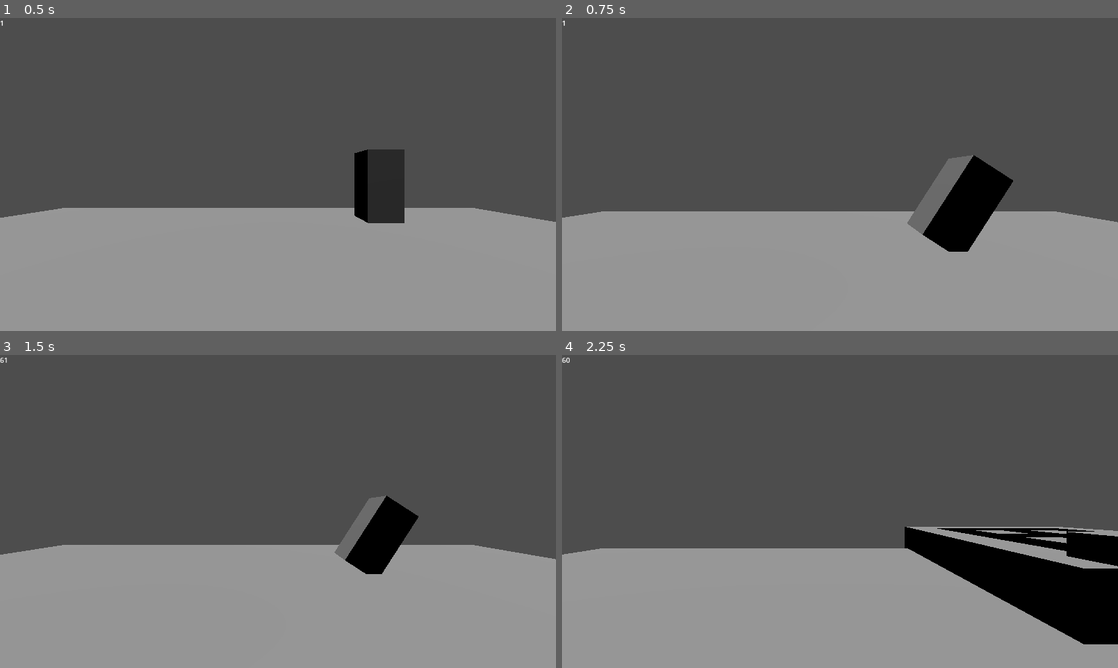
Above: before the commit, frames 1-4 (two rows, left to right).
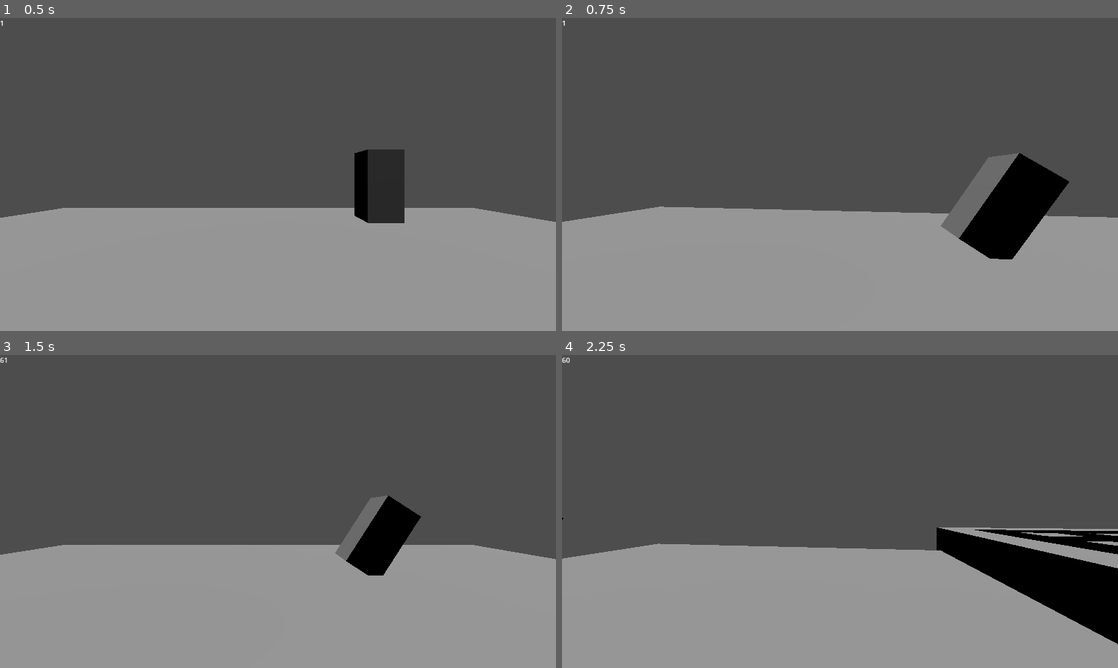
Above: after the commit, the same moments.

Repository: Triple-B-Org/BBB-Game-Jam-2024
Game: Godot game, scene res://scenes/Main.tscn
The game is run twice, just before and just after one commit, with the same random seed, the same clock (stepped at 60 frames per second) and the same inputs. This scene is started directly instead of the project's main scene.
Inputs:
- Up to frame 1 (0.5 s): no input
- Up to frame 2 (0.75 s): tap Enter at 0.5 s; hold D (turn_right) from 0.53 s (still down)
- Up to frame 3 (1.5 s): release D (turn_right) at 1.28 s; hold S (move_backward) from 1.28 s (still down)
- Up to frame 4 (2.25 s): tap Space at 2 s; release S (move_backward) at 2.03 s; hold D (turn_right) from 2.03 s (still down)

Frame 1 is identical in both runs. In frame 2, 6.5% of the frame differs, in the area x 0-100%, y 43-78%; in frame 3, 0.2%; in frame 4, 4.5%.

Commit message:
UI update

Diff:
--- a/project.godot
+++ b/project.godot
@@ -11,7 +11,7 @@
 [application]
 
 config/name="BBB-Game-Jam-2024-Dungeon-Crawler"
-run/main_scene="res://scenes/Startup.tscn"
+run/main_scene="res://scenes/UI/Startup.tscn"
 config/features=PackedStringArray("4.2", "Forward Plus")
 boot_splash/image="res://assets/boot.png"
 config/icon="res://assets/icon.svg"
@@ -59,6 +59,11 @@
 "events": [Object(InputEventKey,"resource_local_to_scene":false,"resource_name":"","device":-1,"window_id":0,"alt_pressed":false,"shift_pressed":false,"ctrl_pressed":false,"meta_pressed":false,"pressed":false,"keycode":0,"physical_keycode":68,"key_label":0,"unicode":100,"echo":false,"script":null)
 ]
 }
+pause_game={
+"deadzone": 0.5,
+"events": [Object(InputEventKey,"resource_local_to_scene":false,"resource_name":"","device":-1,"window_id":0,"alt_pressed":false,"shift_pressed":false,"ctrl_pressed":false,"meta_pressed":false,"pressed":false,"keycode":0,"physical_keycode":4194305,"key_label":0,"unicode":0,"echo":false,"script":null)
+]
+}
 
 [rendering]
 
--- a/scenes/Main.tscn
+++ b/scenes/Main.tscn
@@ -1,9 +1,12 @@
-[gd_scene load_steps=7 format=3 uid="uid://wsxrbsbbsvsj"]
+[gd_scene load_steps=10 format=3 uid="uid://wsxrbsbbsvsj"]
 
 [ext_resource type="Script" path="res://scripts/Game_Loop.gd" id="1_j7vjs"]
 [ext_resource type="PackedScene" uid="uid://dsi5616hcjdh5" path="res://scenes/Player.tscn" id="2_58ysq"]
-[ext_resource type="Script" path="res://scripts/UI/FPS_Counter.gd" id="3_mbl4p"]
+[ext_resource type="Script" path="res://scripts/UI/FPSCounter.gd" id="3_mbl4p"]
+[ext_resource type="Script" path="res://scripts/UI/UI.gd" id="4_jqup2"]
 [ext_resource type="PackedScene" uid="uid://uxx6j310mdtw" path="res://scenes/Wall.tscn" id="4_xxjyt"]
+[ext_resource type="Script" path="res://scripts/UI/PauseMenu.gd" id="6_ccdor"]
+[ext_resource type="PackedScene" uid="uid://d262wvxep2i0p" path="res://scenes/UI/SettingsMenu.tscn" id="7_xfttg"]
 
 [sub_resource type="PlaneMesh" id="PlaneMesh_hikpt"]
 size = Vector2(20, 20)
@@ -31,11 +34,6 @@
 transform = Transform3D(1, 0, 0, 0, 1, 0, 0, 0, 1, 0.0135899, 0.0135741, 0.000415802)
 shape = SubResource("BoxShape3D_b88c8")
 
-[node name="FPS_Counter" type="Label" parent="."]
-offset_right = 40.0
-offset_bottom = 23.0
-script = ExtResource("3_mbl4p")
-
 [node name="top down light" type="DirectionalLight3D" parent="."]
 transform = Transform3D(0.999999, 0.00141808, -0.000209732, 0.00010911, 0.0705877, 0.997506, 0.00142935, -0.997505, 0.0705874, 0, 5.93865, 0)
 
@@ -49,3 +47,95 @@
 
 [node name="StaticBody3D3" parent="Test Pillars" instance=ExtResource("4_xxjyt")]
 transform = Transform3D(1, 0, 0, 0, 1, 0, 0, 0, 1, 3.45118, 1.38017, -6.05124)
+
+[node name="UI" type="Control" parent="." node_paths=PackedStringArray("pause_menu")]
+process_mode = 3
+layout_mode = 3
+anchors_preset = 15
+anchor_right = 1.0
+anchor_bottom = 1.0
+grow_horizontal = 2
+grow_vertical = 2
+script = ExtResource("4_jqup2")
+pause_menu = NodePath("PauseMenu")
+
+[node name="FPSCounter" type="Label" parent="UI"]
+layout_mode = 0
+offset_right = 40.0
+offset_bottom = 23.0
+script = ExtResource("3_mbl4p")
+
+[node name="PauseMenu" type="Control" parent="UI" node_paths=PackedStringArray("pause_menu_ui", "settings_menu_ui")]
+visible = false
+layout_mode = 1
+anchors_preset = 15
+anchor_right = 1.0
+anchor_bottom = 1.0
+grow_horizontal = 2
+grow_vertical = 2
+script = ExtResource("6_ccdor")
+main_menu_scene = "res://scenes/UI/MainMenu.tscn"
+pause_menu_ui = NodePath("PauseMenuButtons")
+settings_menu_ui = NodePath("SettingsMenu")
+
+[node name="PauseMenuButtons" type="Control" parent="UI/PauseMenu"]
+anchors_preset = 0
+offset_right = 40.0
+offset_bottom = 40.0
+
+[node name="ContinueButton" type="Button" parent="UI/PauseMenu/PauseMenuButtons"]
+layout_mode = 1
+anchors_preset = 8
+anchor_left = 0.5
+anchor_top = 0.5
+anchor_right = 0.5
+anchor_bottom = 0.5
+offset_left = 505.0
+offset_top = 180.0
+offset_right = 735.0
+offset_bottom = 257.0
+grow_horizontal = 2
+grow_vertical = 2
+theme_override_font_sizes/font_size = 50
+text = "Continue"
+
+[node name="SettingsButton" type="Button" parent="UI/PauseMenu/PauseMenuButtons"]
+layout_mode = 1
+anchors_preset = 8
+anchor_left = 0.5
+anchor_top = 0.5
+anchor_right = 0.5
+anchor_bottom = 0.5
+offset_left = 519.0
+offset_top = 280.0
+offset_right = 721.0
+offset_bottom = 357.0
+grow_horizontal = 2
+grow_vertical = 2
+theme_override_font_sizes/font_size = 50
+text = "Settings"
+
+[node name="QuitButton" type="Button" parent="UI/PauseMenu/PauseMenuButtons"]
+layout_mode = 1
+anchors_preset = 8
+anchor_left = 0.5
+anchor_top = 0.5
+anchor_right = 0.5
+anchor_bottom = 0.5
+offset_left = 563.5
+offset_top = 380.0
+offset_right = 676.5
+offset_bottom = 457.0
+grow_horizontal = 2
+grow_vertical = 2
+theme_override_font_sizes/font_size = 50
+text = "Quit"
+
+[node name="SettingsMenu" parent="UI/PauseMenu" instance=ExtResource("7_xfttg")]
+visible = false
+layout_mode = 1
+
+[connection signal="pressed" from="UI/PauseMenu/PauseMenuButtons/ContinueButton" to="UI" method="_on_continue_button_pressed"]
+[connection signal="pressed" from="UI/PauseMenu/PauseMenuButtons/SettingsButton" to="UI/PauseMenu" method="_on_settings_button_pressed"]
+[connection signal="pressed" from="UI/PauseMenu/PauseMenuButtons/QuitButton" to="UI/PauseMenu" method="_on_quit_button_pressed"]
+[connection signal="close_settings" from="UI/PauseMenu/SettingsMenu" to="UI/PauseMenu" method="_on_back_button_pressed"]
--- a/scenes/MainMenu.tscn
+++ /dev/null
@@ -1,117 +0,0 @@
-[gd_scene load_steps=3 format=3 uid="uid://cq125elvxkix5"]
-
-[ext_resource type="Script" path="res://scripts/UI/MenuController.gd" id="1_t58xx"]
-[ext_resource type="PackedScene" uid="uid://wsxrbsbbsvsj" path="res://scenes/Main.tscn" id="2_e3ka1"]
-
-[node name="MainMenu" type="Node3D"]
-
-[node name="MenuController" type="Control" parent="." node_paths=PackedStringArray("main_menu_ui", "settings_menu_ui")]
-layout_mode = 3
-anchors_preset = 15
-anchor_right = 1.0
-anchor_bottom = 1.0
-grow_horizontal = 2
-grow_vertical = 2
-script = ExtResource("1_t58xx")
-start_game_scene = ExtResource("2_e3ka1")
-main_menu_ui = NodePath("MainMenu")
-settings_menu_ui = NodePath("SettingsMenu")
-
-[node name="MainMenu" type="Control" parent="MenuController"]
-layout_mode = 1
-anchors_preset = 15
-anchor_right = 1.0
-anchor_bottom = 1.0
-grow_horizontal = 2
-grow_vertical = 2
-
-[node name="StartButton" type="Button" parent="MenuController/MainMenu"]
-layout_mode = 1
-anchors_preset = 8
-anchor_left = 0.5
-anchor_top = 0.5
-anchor_right = 0.5
-anchor_bottom = 0.5
-offset_left = -140.5
-offset_top = -160.0
-offset_right = 140.5
-offset_bottom = -83.0
-grow_horizontal = 2
-grow_vertical = 2
-theme_override_font_sizes/font_size = 50
-text = "Start Game"
-
-[node name="SettingsButton" type="Button" parent="MenuController/MainMenu"]
-layout_mode = 1
-anchors_preset = 8
-anchor_left = 0.5
-anchor_top = 0.5
-anchor_right = 0.5
-anchor_bottom = 0.5
-offset_left = -101.0
-offset_top = -60.0
-offset_right = 101.0
-offset_bottom = 17.0
-grow_horizontal = 2
-grow_vertical = 2
-theme_override_font_sizes/font_size = 50
-text = "Settings"
-
-[node name="QuitButton" type="Button" parent="MenuController/MainMenu"]
-layout_mode = 1
-anchors_preset = 8
-anchor_left = 0.5
-anchor_top = 0.5
-anchor_right = 0.5
-anchor_bottom = 0.5
-offset_left = -56.5
-offset_top = 40.0
-offset_right = 56.5
-offset_bottom = 117.0
-grow_horizontal = 2
-grow_vertical = 2
-theme_override_font_sizes/font_size = 50
-text = "Quit"
-
-[node name="SettingsMenu" type="Control" parent="MenuController"]
-visible = false
-layout_mode = 1
-anchors_preset = 15
-anchor_right = 1.0
-anchor_bottom = 1.0
-grow_horizontal = 2
-grow_vertical = 2
-
-[node name="CheckButton" type="CheckButton" parent="MenuController/SettingsMenu"]
-layout_mode = 1
-anchors_preset = 5
-anchor_left = 0.5
-anchor_right = 0.5
-offset_left = -260.0
-offset_right = 260.0
-offset_bottom = 77.0
-grow_horizontal = 2
-focus_mode = 0
-theme_override_font_sizes/font_size = 50
-text = "Smooth Transitions"
-
-[node name="BackButton" type="Button" parent="MenuController/SettingsMenu"]
-layout_mode = 1
-anchors_preset = 7
-anchor_left = 0.5
-anchor_top = 1.0
-anchor_right = 0.5
-anchor_bottom = 1.0
-offset_left = -22.5
-offset_top = -31.0
-offset_right = 22.5
-grow_horizontal = 2
-grow_vertical = 0
-theme_override_font_sizes/font_size = 50
-text = "Back"
-
-[connection signal="pressed" from="MenuController/MainMenu/StartButton" to="MenuController" method="_on_start_button_pressed"]
-[connection signal="pressed" from="MenuController/MainMenu/SettingsButton" to="MenuController" method="_on_settings_button_pressed"]
-[connection signal="pressed" from="MenuController/MainMenu/QuitButton" to="MenuController" method="_on_quit_button_pressed"]
-[connection signal="toggled" from="MenuController/SettingsMenu/CheckButton" to="MenuController" method="_on_check_button_toggled"]
-[connection signal="pressed" from="MenuController/SettingsMenu/BackButton" to="MenuController" method="_on_back_button_pressed"]
--- /dev/null
+++ b/scenes/UI/MainMenu.tscn
@@ -0,0 +1,168 @@
+[gd_scene load_steps=3 format=3 uid="uid://cq125elvxkix5"]
+
+[ext_resource type="Script" path="res://scripts/UI/MenuController.gd" id="1_p4a23"]
+[ext_resource type="PackedScene" uid="uid://d262wvxep2i0p" path="res://scenes/UI/SettingsMenu.tscn" id="3_xks8n"]
+
+[node name="MainMenu" type="Node3D"]
+
+[node name="MenuController" type="Control" parent="." node_paths=PackedStringArray("main_menu_ui", "settings_menu_ui", "credits_menu_ui")]
+layout_mode = 3
+anchors_preset = 15
+anchor_right = 1.0
+anchor_bottom = 1.0
+grow_horizontal = 2
+grow_vertical = 2
+script = ExtResource("1_p4a23")
+start_game_scene = "res://scenes/Main.tscn"
+main_menu_ui = NodePath("MainMenu")
+settings_menu_ui = NodePath("SettingsMenu")
+credits_menu_ui = NodePath("CreditsMenu")
+
+[node name="MainMenu" type="Control" parent="MenuController"]
+layout_mode = 1
+anchors_preset = 15
+anchor_right = 1.0
+anchor_bottom = 1.0
+grow_horizontal = 2
+grow_vertical = 2
+
+[node name="StartButton" type="Button" parent="MenuController/MainMenu"]
+layout_mode = 1
+anchors_preset = 8
+anchor_left = 0.5
+anchor_top = 0.5
+anchor_right = 0.5
+anchor_bottom = 0.5
+offset_left = -140.5
+offset_top = -160.0
+offset_right = 140.5
+offset_bottom = -83.0
+grow_horizontal = 2
+grow_vertical = 2
+theme_override_font_sizes/font_size = 50
+text = "Start Game"
+
+[node name="SettingsButton" type="Button" parent="MenuController/MainMenu"]
+layout_mode = 1
+anchors_preset = 8
+anchor_left = 0.5
+anchor_top = 0.5
+anchor_right = 0.5
+anchor_bottom = 0.5
+offset_left = -101.0
+offset_top = -60.0
+offset_right = 101.0
+offset_bottom = 17.0
+grow_horizontal = 2
+grow_vertical = 2
+theme_override_font_sizes/font_size = 50
+text = "Settings"
+
+[node name="QuitButton" type="Button" parent="MenuController/MainMenu"]
+layout_mode = 1
+anchors_preset = 8
+anchor_left = 0.5
+anchor_top = 0.5
+anchor_right = 0.5
+anchor_bottom = 0.5
+offset_left = -56.5
+offset_top = 40.0
+offset_right = 56.5
+offset_bottom = 117.0
+grow_horizontal = 2
+grow_vertical = 2
+theme_override_font_sizes/font_size = 50
+text = "Quit"
+
+[node name="Padding" type="Control" parent="MenuController/MainMenu"]
+layout_mode = 1
+anchors_preset = 3
+anchor_left = 1.0
+anchor_top = 1.0
+anchor_right = 1.0
+anchor_bottom = 1.0
+offset_left = -200.0
+offset_top = -100.0
+grow_horizontal = 0
+grow_vertical = 0
+
+[node name="CreditsButton" type="Button" parent="MenuController/MainMenu/Padding"]
+layout_mode = 1
+anchors_preset = 8
+anchor_left = 0.5
+anchor_top = 0.5
+anchor_right = 0.5
+anchor_bottom = 0.5
+offset_left = -55.5
+offset_top = -25.0
+offset_right = 55.5
+offset_bottom = 25.0
+grow_horizontal = 2
+grow_vertical = 2
+theme_override_font_sizes/font_size = 30
+text = "Credits"
+
+[node name="SettingsMenu" parent="MenuController" instance=ExtResource("3_xks8n")]
+visible = false
+layout_mode = 1
+
+[node name="CreditsMenu" type="Control" parent="MenuController"]
+visible = false
+layout_mode = 1
+anchors_preset = 15
+anchor_right = 1.0
+anchor_bottom = 1.0
+grow_horizontal = 2
+grow_vertical = 2
+
+[node name="Label" type="Label" parent="MenuController/CreditsMenu"]
+layout_mode = 1
+anchors_preset = 8
+anchor_left = 0.5
+anchor_top = 0.5
+anchor_right = 0.5
+anchor_bottom = 0.5
+offset_left = -192.5
+offset_top = -34.5
+offset_right = 192.5
+offset_bottom = 34.5
+grow_horizontal = 2
+grow_vertical = 2
+theme_override_font_sizes/font_size = 50
+text = "NotYetTerminal"
+
+[node name="Padding" type="Control" parent="MenuController/CreditsMenu"]
+layout_mode = 1
+anchors_preset = 7
+anchor_left = 0.5
+anchor_top = 1.0
+anchor_right = 0.5
+anchor_bottom = 1.0
+offset_left = -100.0
+offset_top = -150.0
+offset_right = 100.0
+grow_horizontal = 2
+grow_vertical = 0
+
+[node name="BackButton" type="Button" parent="MenuController/CreditsMenu/Padding"]
+layout_mode = 1
+anchors_preset = 8
+anchor_left = 0.5
+anchor_top = 0.5
+anchor_right = 0.5
+anchor_bottom = 0.5
+offset_left = -62.0
+offset_top = -38.5
+offset_right = 62.0
+offset_bottom = 38.5
+grow_horizontal = 2
+grow_vertical = 2
+theme_override_font_sizes/font_size = 50
+text = "Back"
+
+[connection signal="pressed" from="MenuController/MainMenu/StartButton" to="MenuController" method="_on_start_button_pressed"]
+[connection signal="pressed" from="MenuController/MainMenu/SettingsButton" to="MenuController" method="_on_settings_button_pressed"]
+[connection signal="pressed" from="MenuController/MainMenu/QuitButton" to="MenuController" method="_on_quit_button_pressed"]
+[connection signal="pressed" from="MenuController/MainMenu/Padding/CreditsButton" to="MenuController" method="_on_credits_button_pressed"]
+[connection signal="close_settings" from="MenuController/SettingsMenu" to="MenuController" method="_on_back_button_pressed"]
+[connection signal="pressed" from="MenuController/CreditsMenu/Padding/BackButton" to="MenuController" method="_on_back_button_pressed"]
--- /dev/null
+++ b/scenes/UI/SettingsMenu.tscn
@@ -0,0 +1,77 @@
+[gd_scene load_steps=2 format=3 uid="uid://d262wvxep2i0p"]
+
+[ext_resource type="Script" path="res://scripts/UI/SettingsMenu.gd" id="1_ubhd4"]
+
+[node name="SettingsMenu" type="Control"]
+layout_mode = 3
+anchors_preset = 15
+anchor_right = 1.0
+anchor_bottom = 1.0
+grow_horizontal = 2
+grow_vertical = 2
+script = ExtResource("1_ubhd4")
+
+[node name="Padding" type="Control" parent="."]
+layout_mode = 1
+anchors_preset = 5
+anchor_left = 0.5
+anchor_right = 0.5
+offset_left = -100.0
+offset_right = 100.0
+offset_bottom = 200.0
+grow_horizontal = 2
+
+[node name="CheckButton" type="CheckButton" parent="Padding"]
+layout_mode = 1
+anchors_preset = 8
+anchor_left = 0.5
+anchor_top = 0.5
+anchor_right = 0.5
+anchor_bottom = 0.5
+offset_left = -260.0
+offset_top = -38.5
+offset_right = 260.0
+offset_bottom = 38.5
+grow_horizontal = 2
+grow_vertical = 2
+focus_mode = 0
+theme_override_colors/font_color = Color(1, 1, 1, 1)
+theme_override_colors/font_pressed_color = Color(1, 1, 1, 1)
+theme_override_colors/font_hover_color = Color(1, 1, 1, 1)
+theme_override_colors/font_hover_pressed_color = Color(1, 1, 1, 1)
+theme_override_colors/font_focus_color = Color(1, 1, 1, 1)
+theme_override_font_sizes/font_size = 50
+button_pressed = true
+text = "Smooth Transitions"
+
+[node name="Padding2" type="Control" parent="."]
+layout_mode = 1
+anchors_preset = 7
+anchor_left = 0.5
+anchor_top = 1.0
+anchor_right = 0.5
+anchor_bottom = 1.0
+offset_left = -100.0
+offset_top = -150.0
+offset_right = 100.0
+grow_horizontal = 2
+grow_vertical = 0
+
+[node name="BackButton" type="Button" parent="Padding2"]
+layout_mode = 1
+anchors_preset = 8
+anchor_left = 0.5
+anchor_top = 0.5
+anchor_right = 0.5
+anchor_bottom = 0.5
+offset_left = -62.0
+offset_top = -38.5
+offset_right = 62.0
+offset_bottom = 38.5
+grow_horizontal = 2
+grow_vertical = 2
+theme_override_font_sizes/font_size = 50
+text = "Back"
+
+[connection signal="toggled" from="Padding/CheckButton" to="." method="_on_check_button_toggled"]
+[connection signal="pressed" from="Padding2/BackButton" to="." method="_on_back_button_pressed"]
--- a/scenes/Startup.tscn
+++ b/scenes/UI/Startup.tscn
@@ -3,7 +3,7 @@
 [ext_resource type="VideoStream" path="res://assets/boot.ogv" id="1_08lej"]
 [ext_resource type="Script" path="res://scripts/UI/BootVideo.gd" id="2_sp7h1"]
 [ext_resource type="Texture2D" uid="uid://ctyg6a5aens4q" path="res://assets/boot.png" id="3_0nsys"]
-[ext_resource type="PackedScene" uid="uid://cq125elvxkix5" path="res://scenes/MainMenu.tscn" id="3_4xyq5"]
+[ext_resource type="PackedScene" uid="uid://cq125elvxkix5" path="res://scenes/UI/MainMenu.tscn" id="3_4xyq5"]
 
 [node name="Startup" type="Control"]
 layout_mode = 3
--- a/scripts/Settings.gd
+++ b/scripts/Settings.gd
@@ -1,6 +1,7 @@
 extends Node
 
-var smooth_movement: bool = false
+
+var smooth_movement: bool = true
 
 
 func _notification(what: int) -> void:
--- a/scripts/UI/MenuController.gd
+++ b/scripts/UI/MenuController.gd
@@ -1,12 +1,14 @@
 extends Control
 
-@export var start_game_scene: PackedScene
+@export var start_game_scene: String
 
 @export var main_menu_ui: Control
 @export var settings_menu_ui: Control
+@export var credits_menu_ui: Control
+
 
 func _on_start_button_pressed() -> void:
-	var _result: Error = get_tree().change_scene_to_packed(start_game_scene)
+	var _result: Error = get_tree().change_scene_to_file(start_game_scene)
 
 
 func _on_settings_button_pressed() -> void:
@@ -18,10 +20,12 @@
 	get_tree().root.propagate_notification(NOTIFICATION_WM_CLOSE_REQUEST)
 
 
-func _on_check_button_toggled(toggled_on: bool) -> void:
-	Settings.smooth_movement = toggled_on
+func _on_back_button_pressed() -> void:
+	main_menu_ui.visible = true
+	settings_menu_ui.visible = false
+	credits_menu_ui.visible = false
 
 
-func _on_back_button_pressed():
-	main_menu_ui.visible = true
-	settings_menu_ui.visible = false
+func _on_credits_button_pressed() -> void:
+	main_menu_ui.visible = false
+	credits_menu_ui.visible = true
--- /dev/null
+++ b/scripts/UI/PauseMenu.gd
@@ -0,0 +1,21 @@
+extends Control
+
+@export var main_menu_scene: String
+
+@export var pause_menu_ui: Control
+@export var settings_menu_ui: Control
+
+
+func _on_settings_button_pressed() -> void:
+	pause_menu_ui.visible = false
+	settings_menu_ui.visible = true
+
+
+func _on_quit_button_pressed() -> void:
+	get_tree().paused = false
+	var _result: Error = get_tree().change_scene_to_file(main_menu_scene)
+
+
+func _on_back_button_pressed() -> void:
+	pause_menu_ui.visible = true
+	settings_menu_ui.visible = false
--- /dev/null
+++ b/scripts/UI/SettingsMenu.gd
@@ -0,0 +1,12 @@
+extends Control
+
+
+signal close_settings
+
+
+func _on_check_button_toggled(toggled_on: bool) -> void:
+	Settings.smooth_movement = toggled_on
+
+
+func _on_back_button_pressed() -> void:
+	var _result: Error = emit_signal("close_settings")
--- /dev/null
+++ b/scripts/UI/UI.gd
@@ -0,0 +1,18 @@
+extends Control
+
+
+@export var pause_menu: Control
+
+
+func _process(_delta: float) -> void:
+	if Input.is_action_just_pressed("pause_game"):
+		toggle_pause()
+
+
+func toggle_pause() -> void:
+	pause_menu.visible = not pause_menu.visible
+	get_tree().paused = pause_menu.visible
+
+
+func _on_continue_button_pressed() -> void:
+	toggle_pause()
Renamed: scripts/UI/FPS_Counter.gd -> scripts/UI/FPSCounter.gd
